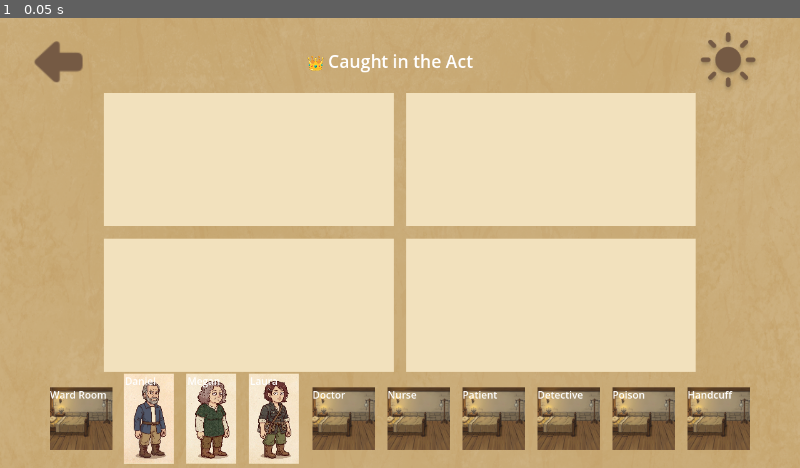
Above: before the commit, frame 1.
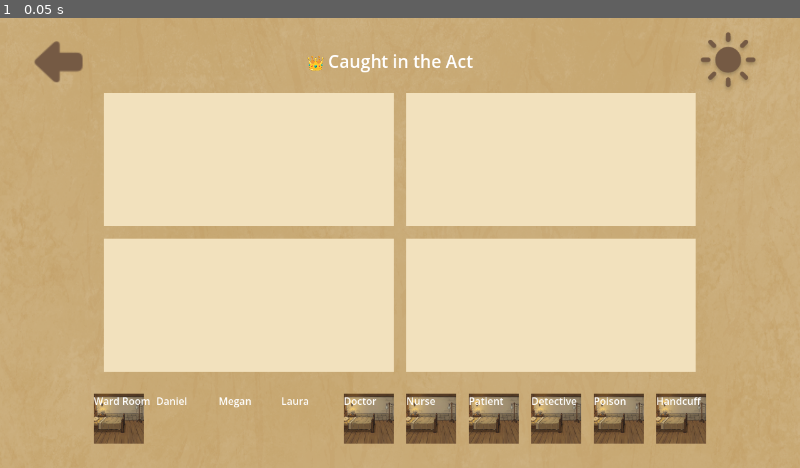
Above: after the commit, the same moment.

Repository: aldenluthfi/the-scene
Game: Godot game, scene res://scenes/Main.tscn
Same seed, same stepped clock (60 frames per second), same inputs: the game is played once before the commit and once after it.
Inputs:
- Up to frame 1 (0.05 s): no input

The runs differ from the first frame. In frame 1, 10% of the frame differs, in the area x 6-94%, y 78-100%.

Commit message:
fix: fix layout but broken rendering

Diff:
--- a/scenes/Item.tscn
+++ b/scenes/Item.tscn
@@ -44,7 +44,6 @@
 
 [node name="CharLeft" type="TextureRect" parent="CharacterContainer" unique_id=578161751]
 layout_mode = 2
-size_flags_horizontal = 3
 expand_mode = 1
 stretch_mode = 5
 
--- a/scenes/Main.tscn
+++ b/scenes/Main.tscn
@@ -75,8 +75,9 @@
 [node name="Panel1" type="Panel" parent="PanelGrid" unique_id=382736941]
 custom_minimum_size = Vector2(450, 210)
 layout_mode = 2
-size_flags_horizontal = 3
+size_flags_horizontal = 7
 size_flags_vertical = 3
+size_flags_stretch_ratio = 0.0
 
 [node name="GridBG" type="TextureRect" parent="PanelGrid/Panel1" unique_id=1141375589]
 layout_mode = 1
@@ -248,68 +249,69 @@
 theme_override_constants/separation = 20
 alignment = 1
 
-[node name="WardRoom" parent="ItemTray" unique_id=1857174160 instance=ExtResource("2_item")]
-custom_minimum_size = Vector2(100, 100)
+[node name="Ward Room" parent="ItemTray" unique_id=188116441 instance=ExtResource("2_item")]
 layout_mode = 2
 size_flags_vertical = 4
 item_kind = "location"
 item_id = "ward-room"
 
-[node name="Daniel" parent="ItemTray" unique_id=188116441 instance=ExtResource("2_item")]
-layout_mode = 2
+[node name="Daniel" parent="ItemTray" unique_id=1427413757 instance=ExtResource("2_item")]
+layout_mode = 2
+size_flags_vertical = 4
 item_kind = "character"
 item_id = "daniel"
 
 [node name="Megan" parent="ItemTray" unique_id=388278898 instance=ExtResource("2_item")]
 layout_mode = 2
+size_flags_vertical = 4
 item_kind = "character"
 item_id = "megan"
 
 [node name="Laura" parent="ItemTray" unique_id=558803335 instance=ExtResource("2_item")]
 layout_mode = 2
+size_flags_vertical = 4
 item_kind = "character"
 item_id = "laura"
 
-[node name="Doctor" parent="ItemTray" unique_id=1425586939 instance=ExtResource("2_item")]
-custom_minimum_size = Vector2(100, 100)
-layout_mode = 2
-size_flags_vertical = 4
-item_kind = "hat"
+[node name="Doctor" parent="ItemTray" unique_id=1438509519 instance=ExtResource("2_item")]
+layout_mode = 2
+size_flags_vertical = 4
+item_kind = "role"
 item_id = "doctor"
 
-[node name="Nurse" parent="ItemTray" unique_id=959706218 instance=ExtResource("2_item")]
-custom_minimum_size = Vector2(100, 100)
-layout_mode = 2
-size_flags_vertical = 4
-item_kind = "hat"
+[node name="Nurse" parent="ItemTray" unique_id=1436516171 instance=ExtResource("2_item")]
+layout_mode = 2
+size_flags_horizontal = 4
+size_flags_vertical = 4
+item_kind = "role"
 item_id = "nurse"
 
-[node name="Patient" parent="ItemTray" unique_id=1032563675 instance=ExtResource("2_item")]
-custom_minimum_size = Vector2(100, 100)
-layout_mode = 2
-size_flags_vertical = 4
-item_kind = "hat"
+[node name="Patient" parent="ItemTray" unique_id=2068283598 instance=ExtResource("2_item")]
+layout_mode = 2
+size_flags_horizontal = 4
+size_flags_vertical = 4
+item_kind = "role"
 item_id = "patient"
 
-[node name="Detective" parent="ItemTray" unique_id=106883688 instance=ExtResource("2_item")]
-custom_minimum_size = Vector2(100, 100)
-layout_mode = 2
-size_flags_vertical = 4
-item_kind = "hat"
+[node name="Detective" parent="ItemTray" unique_id=1715872692 instance=ExtResource("2_item")]
+layout_mode = 2
+size_flags_horizontal = 4
+size_flags_vertical = 4
+item_kind = "role"
 item_id = "detective"
 
-[node name="Poison" parent="ItemTray" unique_id=2019189173 instance=ExtResource("2_item")]
-custom_minimum_size = Vector2(100, 100)
-layout_mode = 2
-size_flags_vertical = 4
-item_kind = "item"
+[node name="Poison" parent="ItemTray" unique_id=784096758 instance=ExtResource("2_item")]
+layout_mode = 2
+size_flags_horizontal = 4
+size_flags_vertical = 4
+item_kind = "tool"
 item_id = "poison"
 
-[node name="Handcuff" parent="ItemTray" unique_id=1997133918 instance=ExtResource("2_item")]
-custom_minimum_size = Vector2(100, 100)
-layout_mode = 2
-size_flags_vertical = 4
-item_kind = "item"
+[node name="Handcuff" parent="ItemTray" unique_id=1492725874 instance=ExtResource("2_item")]
+layout_mode = 2
+size_flags_horizontal = 4
+size_flags_vertical = 4
+item_kind = "tool"
 item_id = "handcuff"
 
 [node name="WinLabel" type="Label" parent="." unique_id=1896052556]
--- a/scripts/Item.gd
+++ b/scripts/Item.gd
@@ -3,7 +3,6 @@
 @export var item_kind: String = "location"
 @export var item_id: String = ""
 
-# Status internal untuk membedakan posisi item
 var is_dropped_in_room: bool = false
 
 @onready var bg = $BG
@@ -15,6 +14,7 @@
 @onready var label = $Label
 
 func _ready():
+	print("=== READY === item_kind: '", item_kind, "' | item_id: '", item_id, "'")
 	if label:
 		label.text = item_id.capitalize()
 	update_item_visual()
@@ -26,7 +26,8 @@
 	var t_icon = get_node_or_null("ToolIcon")
 	var default_bg = get_node_or_null("BG")
 
-	var nama_file_bersih = item_id.replace(" ", "-").to_lower()
+	# Kapitalisasi nama file: "daniel" -> "Daniel"
+	var nama_kapital = item_id.capitalize()
 
 	# RESET SEMUA VISIBILITAS AWAL
 	if r_bg:
@@ -36,13 +37,11 @@
 	if t_icon: t_icon.visible = false
 	if default_bg: default_bg.visible = true
 
-	# Matikan background gelap panel utama
-	if has_theme_stylebox_override("panel") or is_class("Panel") or is_class("PanelContainer"):
-		add_theme_stylebox_override("panel", StyleBoxEmpty.new())
-	self.self_modulate = Color(1, 1, 1, 0)
+	self.self_modulate = Color(1, 1, 1, 1)
 
 	match item_kind:
 		"location":
+			var nama_file_bersih = item_id.replace(" ", "-").to_lower()
 			var path = "res://assets/backgrounds/" + nama_file_bersih + ".png"
 			if ResourceLoader.exists(path) and r_bg:
 				r_bg.visible = true
@@ -50,35 +49,39 @@
 			if default_bg: default_bg.visible = false
 
 		"character":
-			# Tambahkan baris ini di bagian paling atas blok "character"
-			# Ini akan memaksa node utama Item berukuran 80x80 di dalam ItemTray
-			if not is_dropped_in_room:
-				self.custom_minimum_size = Vector2(80, 80)
-			else:
-				self.custom_minimum_size = Vector2(80, 100) # Biarkan agak tinggi saat di dalam ruangan
-
-			if not c_left and c_container:
-				c_left = c_container.get_node_or_null("CharLeft")
-
+			print("=== MASUK BLOK CHARACTER ===")
+			print("c_container: ", c_container)
+			print("c_left: ", c_left)
 			if c_container and c_left:
+				print("=== c_container dan c_left ADA ===")
 				c_container.visible = true
+				c_container.set_anchors_and_offsets_preset(Control.PRESET_FULL_RECT)
 				c_left.visible = true
 				c_left.expand_mode = TextureRect.EXPAND_IGNORE_SIZE
+				c_left.size_flags_horizontal = Control.SIZE_FILL
+				c_left.size_flags_vertical = Control.SIZE_FILL
+				c_left.custom_minimum_size = Vector2(0, 0)
 
 				if not is_dropped_in_room:
-					# DI TRAY: Pakai Daniel.png
-					var path_tray = "res://assets/characters/" + nama_file_bersih + ".png"
-					if ResourceLoader.exists(path_tray):
-						c_left.texture = load(path_tray)
-					c_left.stretch_mode = TextureRect.STRETCH_KEEP_ASPECT_COVERED
-					c_left.custom_minimum_size = Vector2(80, 80)
+					# Di tray: pakai Daniel.png
+					var path_char = "res://assets/characters/" + nama_kapital + ".png"
+					if ResourceLoader.exists(path_char):
+						c_left.texture = load(path_char)
+					else:
+						push_error("Texture tidak ditemukan: " + path_char)
+					c_left.stretch_mode = TextureRect.STRETCH_KEEP_ASPECT_CENTERED
 					if default_bg: default_bg.visible = false
 				else:
-					# DI RUANGAN (DROP): Pakai Daniel-trans.png
-					var path_trans = "res://assets/characters/" + nama_file_bersih + "-trans.png"
+					# Di ruangan: pakai Daniel-trans.png
+					var path_trans = "res://assets/characters/" + nama_kapital + "-trans.png"
 					if ResourceLoader.exists(path_trans):
 						c_left.texture = load(path_trans)
+					else:
+						push_error("Texture trans tidak ditemukan: " + path_trans)
 					c_left.stretch_mode = TextureRect.STRETCH_KEEP_ASPECT_CENTERED
-					c_left.custom_minimum_size = Vector2(80, 100)
 					if default_bg: default_bg.visible = false
 					if r_bg: r_bg.visible = false
+
+					print("item_id raw: '", item_id, "'")
+					print("nama_kapital: '", nama_kapital, "'")
+					print("path hasil: 'res://assets/characters/", nama_kapital, ".png'")
